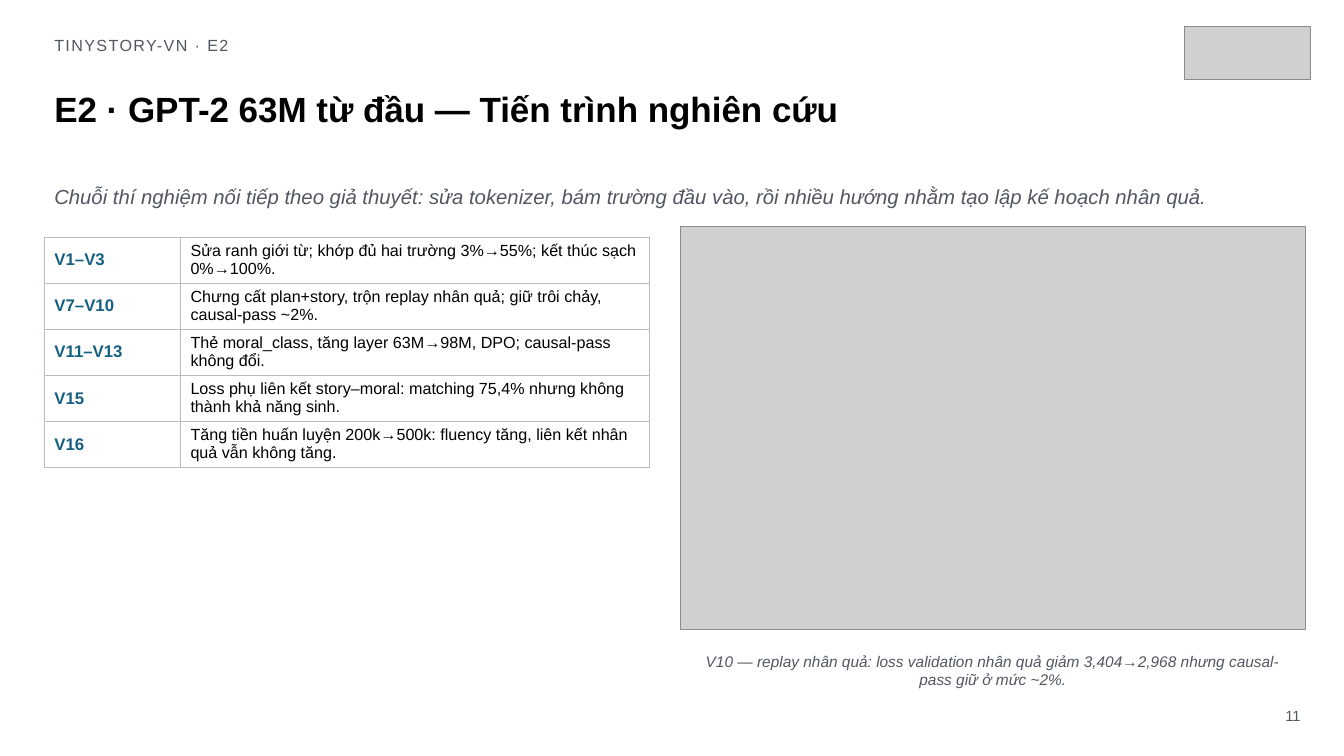
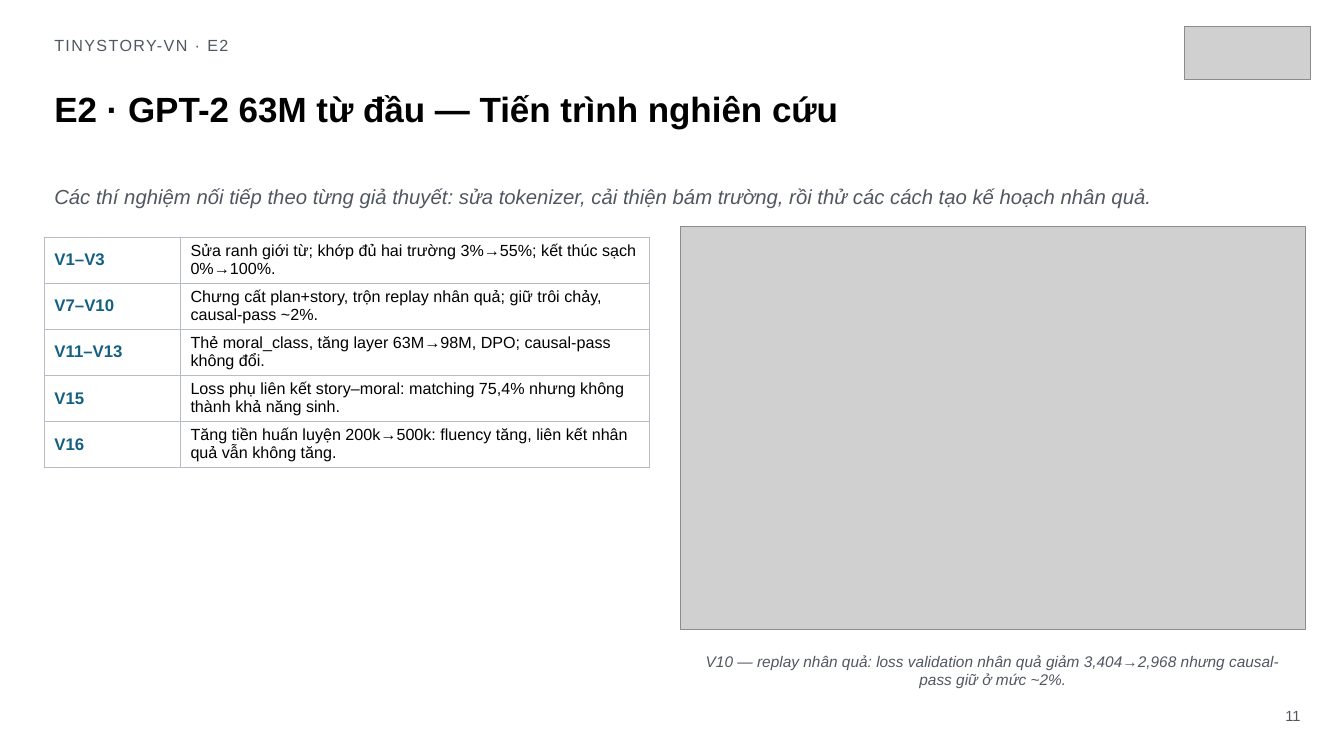
Before and after one commit to tungd/tinystory-vn, a slide deck: slide 11 of output/presentation/tinystory-vn-summary.pptx. Drawn at 1344x756 pixels with LibreOffice and Linux fonts; fonts in the diff are those of the drawing; grey boxes stand for pictures. Boxes give left, top, right and bottom in pixels: in the first picture for what was removed or moved away, otherwise in the second. Text is boxed around its words. In the diff, an @@ line names an element or a change of style, - is before the commit and + after.

```diff
--- a/output/presentation/tinystory-vn-summary.pptx
+++ b/output/presentation/tinystory-vn-summary.pptx
@@ text at (54,188,1151,208): text changed @@
-Chuỗi thí nghiệm nối tiếp theo giả thuyết: sửa tokenizer, bám trường đầu vào, rồi nhiều hướng nhằm tạo lập kế hoạch nhân quả.
+Các thí nghiệm nối tiếp theo từng giả thuyết: sửa tokenizer, cải thiện bám trường, rồi thử các cách tạo kế hoạch nhân quả.
```
Also in this commit, not shown: 16 other slides changed, 4 other files.
